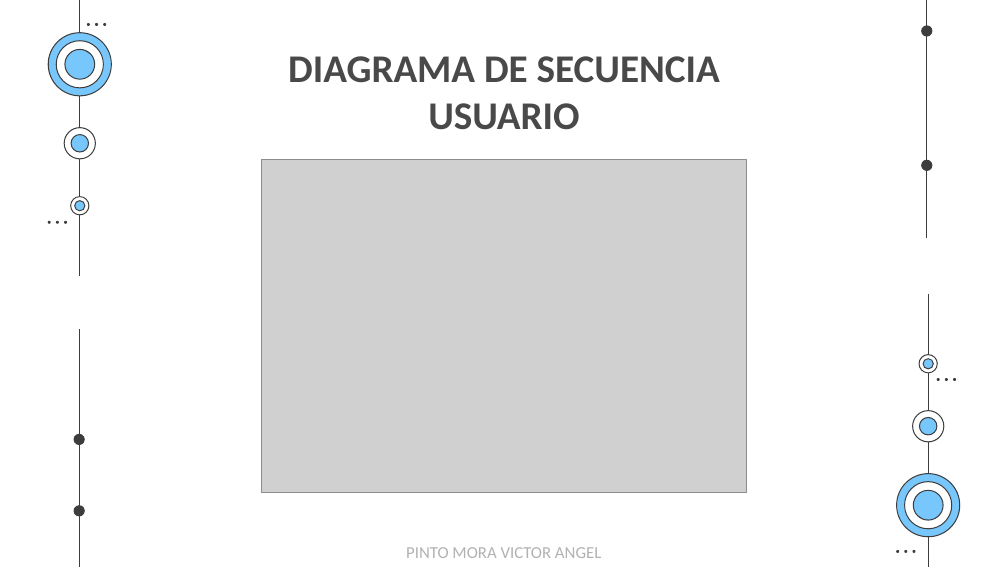
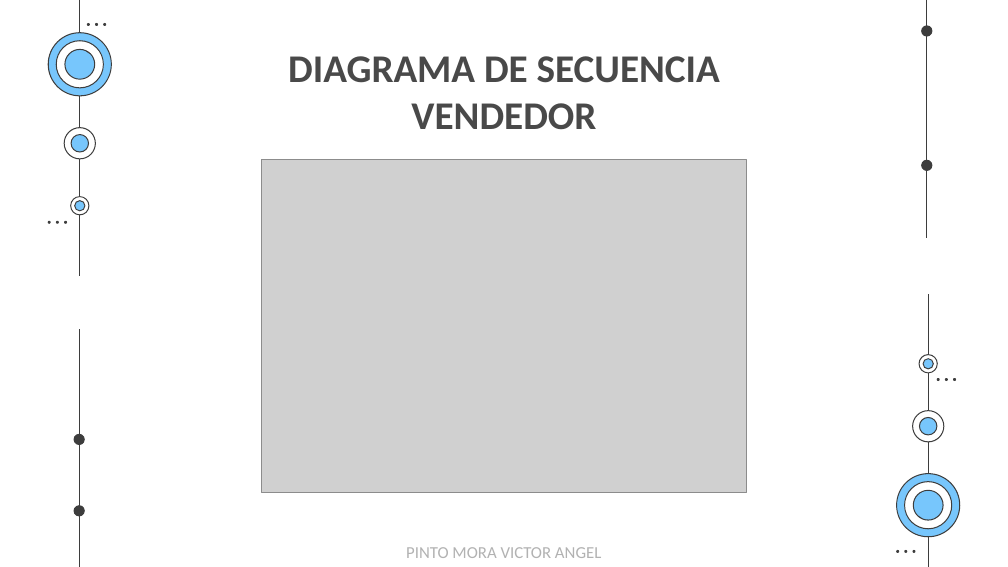
Before and after one commit to EgCooper/Mxt-Technology, a slide deck: slide 41 of Documentacion/Mxt-Technology Presentacion.pptx (slide 42 before the commit). Drawn at 1008x567 pixels with LibreOffice and Linux fonts; fonts in the diff are those of the drawing; grey boxes stand for pictures. Boxes give left, top, right and bottom in pixels: in the first picture for what was removed or moved away, otherwise in the second. Text is boxed around its words. In the diff, an @@ line names an element or a change of style, - is before the commit and + after.

```diff
--- a/Documentacion/Mxt-Technology Presentacion.pptx
+++ b/Documentacion/Mxt-Technology Presentacion.pptx
@@ title at box(288, 56, 720, 130): text changed @@
-DIAGRAMA DE SECUENCIA
-USUARIO
+DIAGRAMA DE SECUENCIA
+VENDEDOR
```
Also in this commit, not shown: 7 other slides changed, 1 slide removed, 1 other file.
